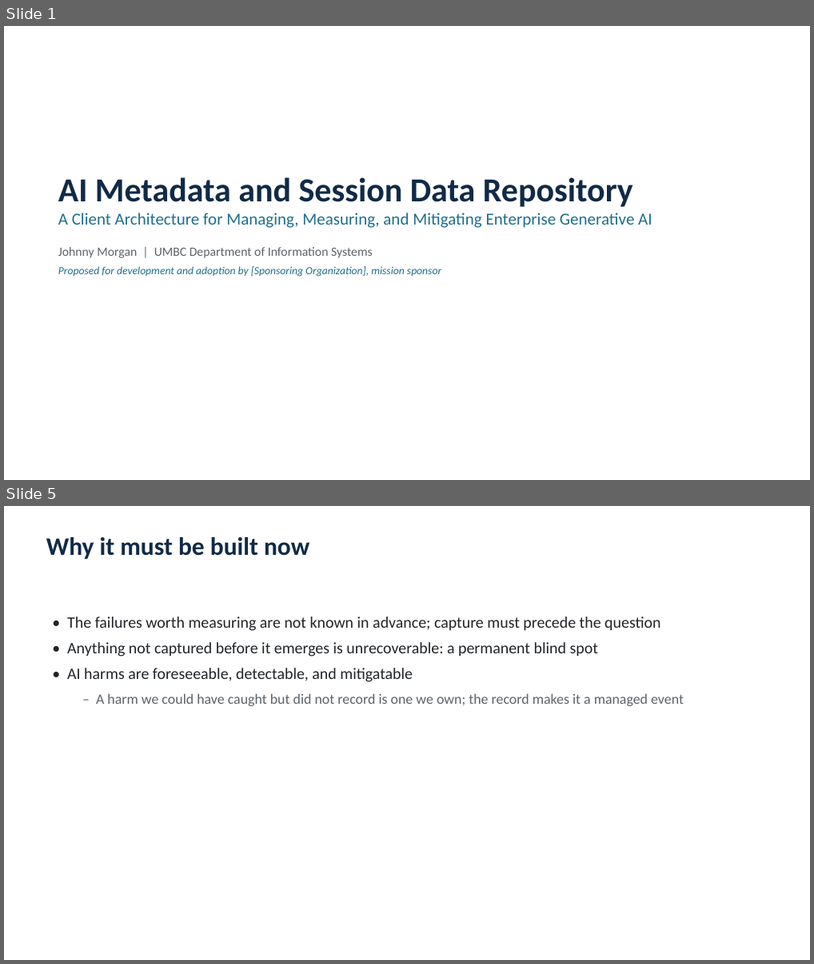
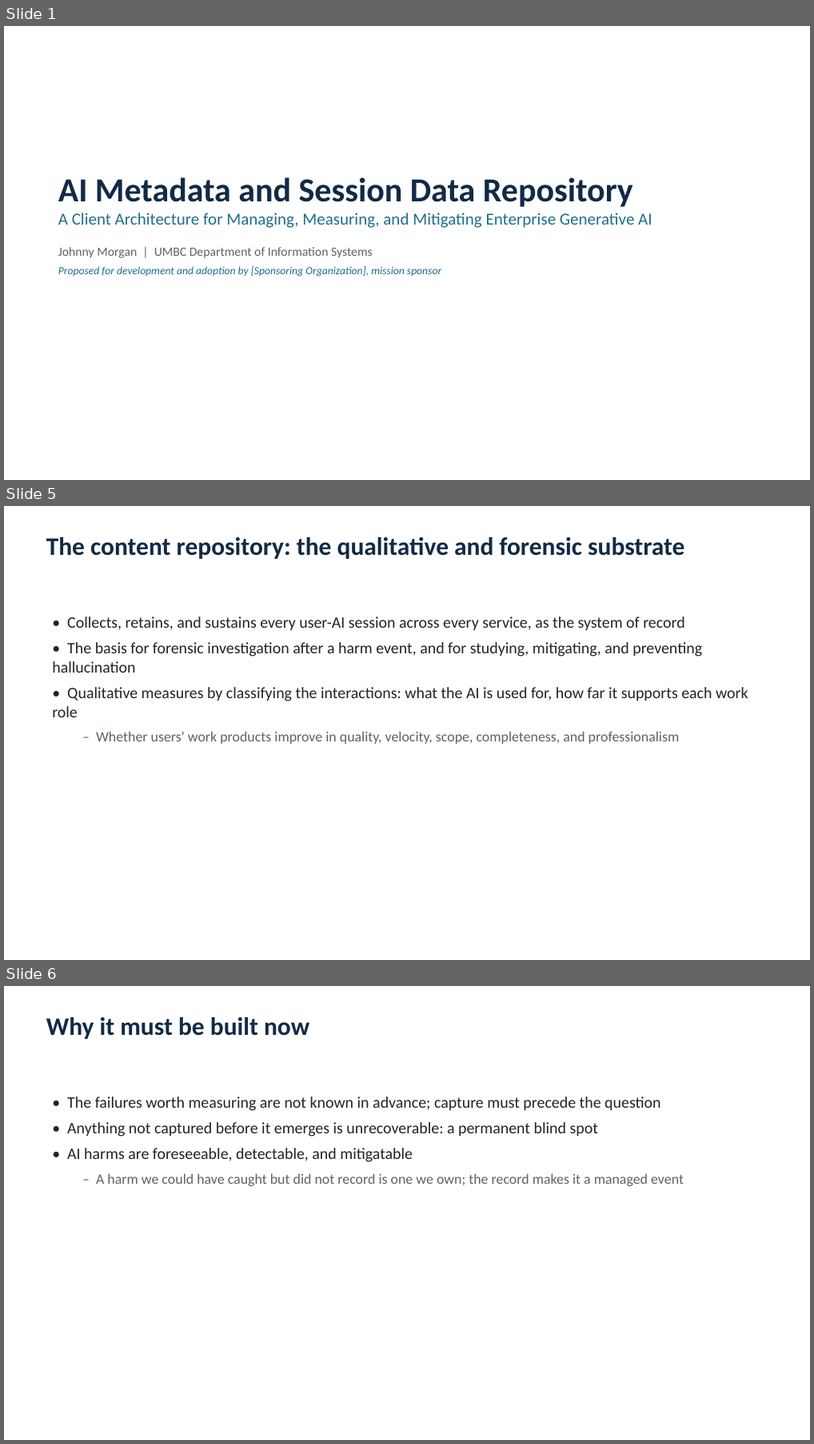
Before and after one commit to yj07538Johnny/Johnny_AI_ML_LLM_experiments_2024, a slide deck: papers/ai-metadata-session-data-repository/AI_Metadata_Repository_Briefing.pptx. Shown one above the other, each under a label of ours: slides 1 and 5 before the commit, slides 1, 5 and 6 after it; the slides between them are not shown. The pictures are 814x964 and 814x1444 pixels, drawn with LibreOffice and Linux fonts; fonts in the diff are those of the drawing. Boxes give left, top, right and bottom in pixels: in the first picture for what was removed or moved away, otherwise in the second. Text is boxed around its words. In the diff, an @@ line names an element or a change of style, - is before the commit and + after.

```diff
--- a/papers/ai-metadata-session-data-repository/AI_Metadata_Repository_Briefing.pptx
+++ b/papers/ai-metadata-session-data-repository/AI_Metadata_Repository_Briefing.pptx
@@ slide 5 added at [4,506,810,960], background #FFFFFF @@
@@ text added at [46,537,685,559], 30 pt, text #112A46, bold @@
+The content repository: the qualitative and forensic substrate
@@ text added at [52,616,749,744], 19 pt, text #202428 @@
+• Collects, retains, and sustains every user-AI session across every service, as the system of record
+• The basis for forensic investigation after a harm event, and for studying, mitigating, and preventing hallucination
+• Qualitative measures by classifying the interactions: what the AI is used for, how far it supports each work role
+  – Whether users' work products improve in quality, velocity, scope, completeness, and professionalism
@@ what was slide 5 is now slide 6 @@
```
Also in this commit, not shown: 3 slides changed, 1 other file.
